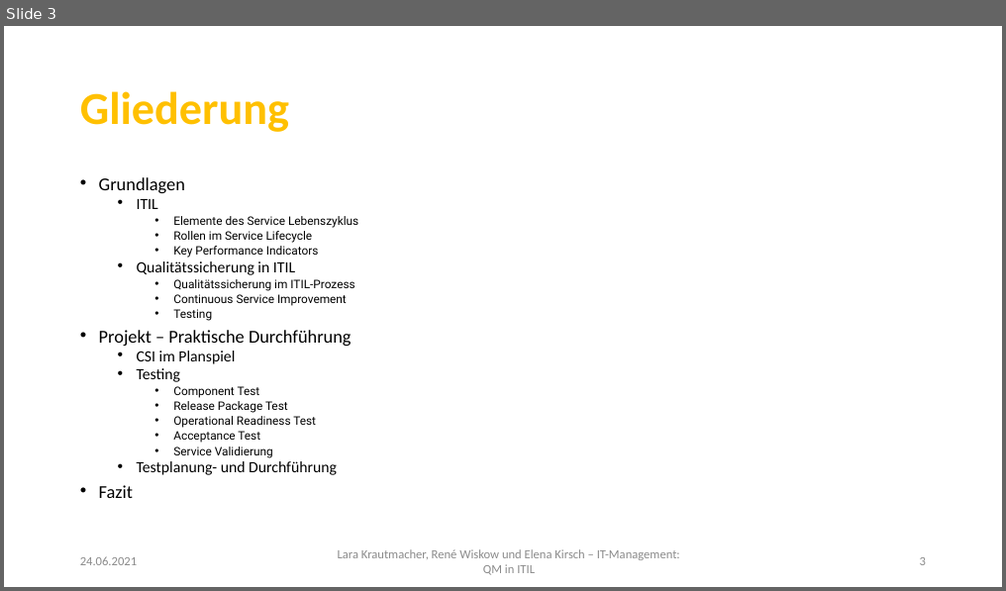
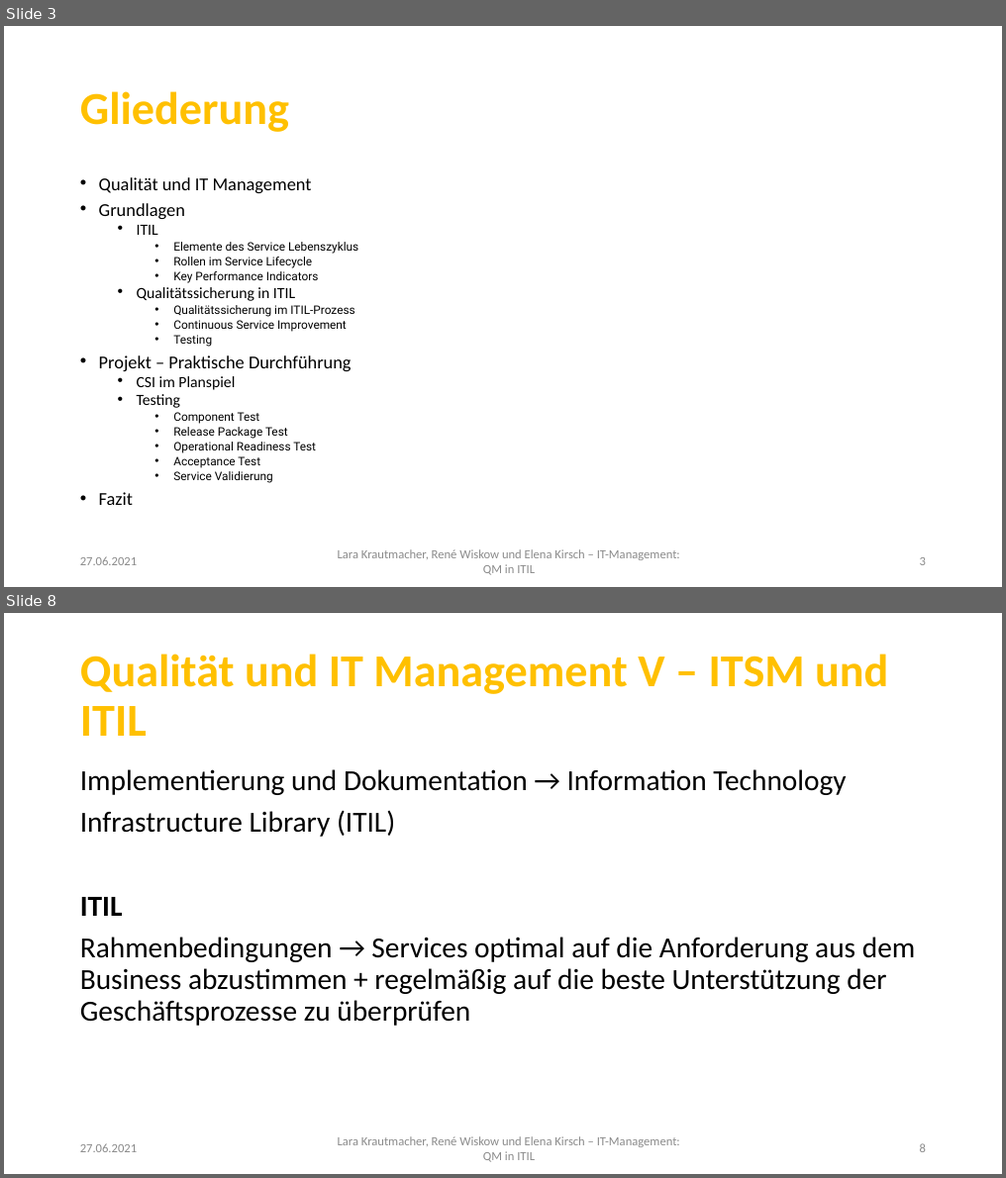
Before and after one commit to LaraKrauti/Qualitaetssicherung, a slide deck: LaraKrautmacher_RenéWiskow_ElenaKirsch_ITManagement.pptx. Shown one above the other, each under a label of ours: slide 3 before the commit, slides 3 and 8 after it; the slides between them are not shown. The pictures are 1006x591 and 1006x1178 pixels, drawn with LibreOffice and Linux fonts; fonts in the diff are those of the drawing; background and template pictures are left out. Boxes give left, top, right and bottom in pixels: in the first picture for what was removed or moved away, otherwise in the second. Text is boxed around its words. In the diff, an @@ line names an element or a change of style, - is before the commit and + after.

```diff
--- a/LaraKrautmacher_RenéWiskow_ElenaKirsch_ITManagement.pptx
+++ b/LaraKrautmacher_RenéWiskow_ElenaKirsch_ITManagement.pptx
@@ slide 8 added at box(4, 613, 1002, 1174), background #FFFFFF; not listed: 1 template element that a slide beside it also shows @@
@@ title added at box(80, 654, 888, 736), 44 pt, text #FFC000, bold @@
+Qualität und IT Management V – ITSM und ITIL
@@ text added at box(80, 769, 915, 1026), 28 pt, text #000000 @@
+Implementierung und Dokumentation → Information Technology
+Infrastructure Library (ITIL)
+ITIL
+Rahmenbedingungen → Services optimal auf die Anforderung aus dem Business abzustimmen + regelmäßig auf die beste Unterstützung der Geschäftsprozesse zu überprüfen
@@ text added at box(80, 1144, 137, 1153), 12 pt, text #8C8C8C @@
+27.06.2021
@@ page number added at box(920, 1144, 926, 1153), 12 pt, text #8C8C8C @@
+8
@@ slide 3 changed as well @@
@@ text at box(99, 177, 312, 193): paragraph added @@
+• Qualität und IT Management
@@ text at box(137, 462, 337, 475): paragraph removed @@
-  • Testplanung- und Durchführung
@@ text at box(80, 557, 137, 566): text changed @@
-24.06.2021
+27.06.2021
```
Also in this commit, not shown: 2 other slides changed, 5 other slides added.
